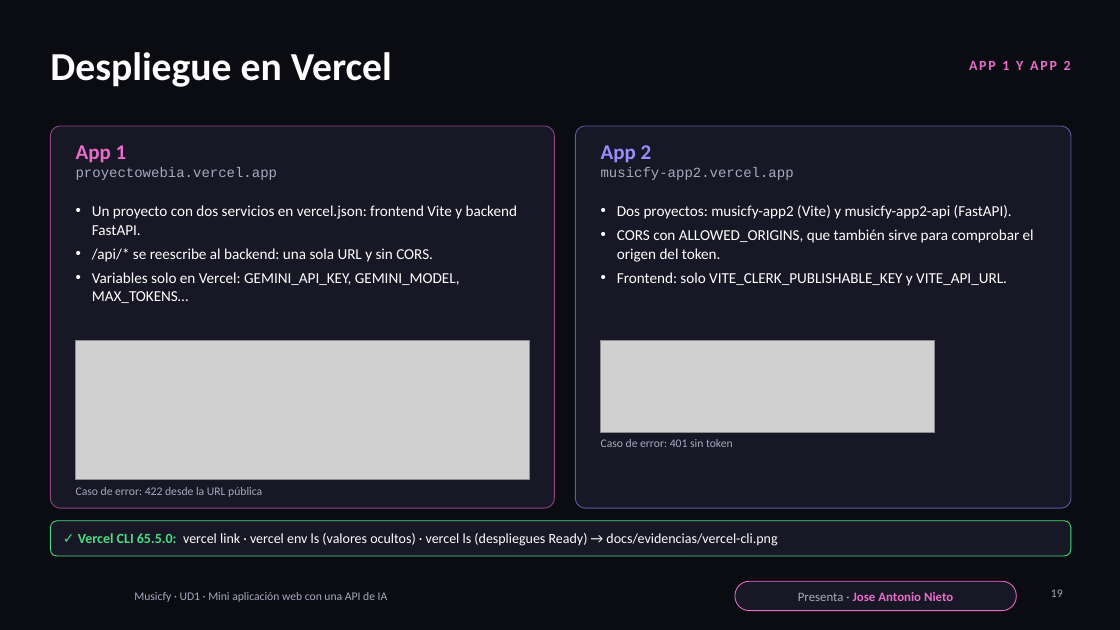
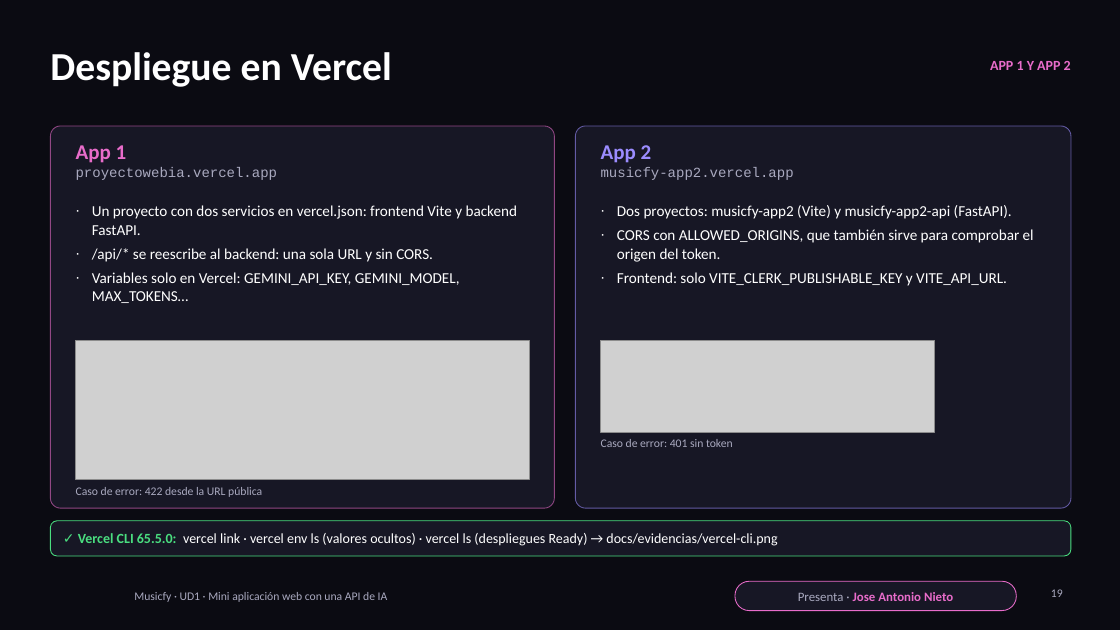
Before and after one commit to N13T4C0/ProyectoWebIA, a slide deck: slide 19 of presentacion/Musicfy-Presentacion.pptx. Drawn at 1120x630 pixels with LibreOffice and Linux fonts; fonts in the diff are those of the drawing; grey boxes stand for pictures; background and template pictures are left out. Boxes give left, top, right and bottom in pixels: in the first picture for what was removed or moved away, otherwise in the second. Text is boxed around its words. In the diff, an @@ line names an element or a change of style, - is before the commit and + after.

Commit message:
Actualizacion presentacion Musicfy

```diff
--- a/presentacion/Musicfy-Presentacion.pptx
+++ b/presentacion/Musicfy-Presentacion.pptx
@@ text "APP 1 Y APP 2" at [990, 61, 1071, 70]: letter spacing 1.5 to 0 pt; less space between paragraphs @@
@@ text "Un proyecto con dos servicios ..." at [92, 205, 517, 303]: bullet • to ∙; less space between paragraphs @@
@@ text "Dos proyectos: musicfy-app2 (Vite) y ..." at [617, 205, 1034, 286]: bullet • to ∙; less space between paragraphs @@
```
Also in this commit, not shown: 23 other slides changed.
